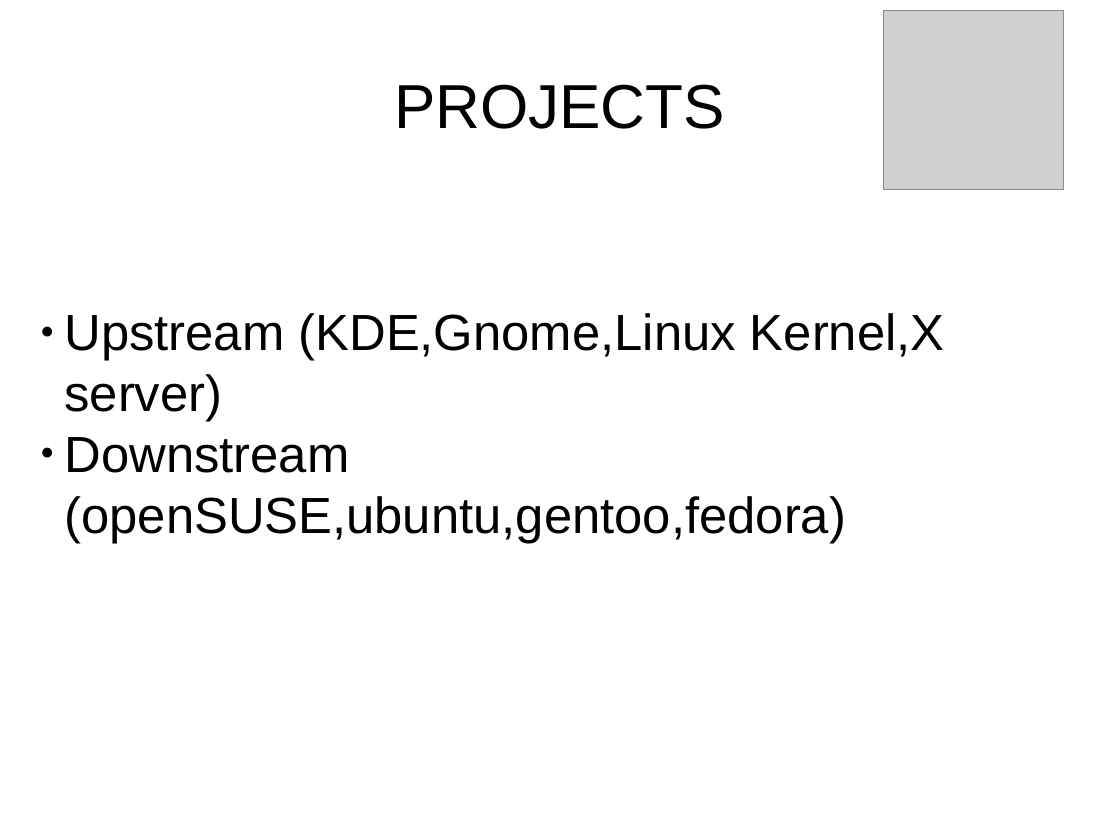
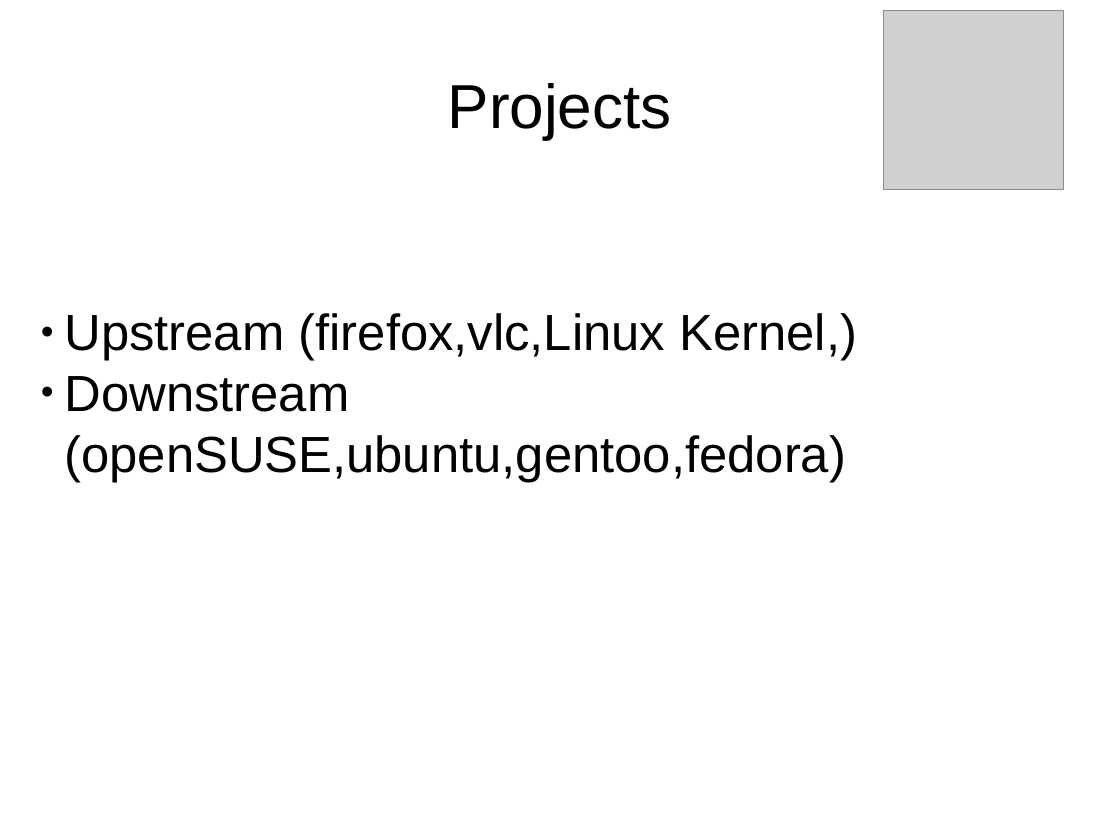
Before and after one commit to gtsiap/presenations, a slide deck: slide 7 of FOSS day/ellak.odp. Drawn at 1120x840 pixels with LibreOffice and Linux fonts; fonts in the diff are those of the drawing; grey boxes stand for pictures. Boxes give left, top, right and bottom in pixels: in the first picture for what was removed or moved away, otherwise in the second. Text is boxed around its words. In the diff, an @@ line names an element or a change of style, - is before the commit and + after.

```diff
--- a/FOSS day/ellak.odp
+++ b/FOSS day/ellak.odp
@@ title at box(448, 83, 672, 139): text changed @@
-PROJECTS
+Projects
@@ text at box(64, 313, 857, 360): text changed @@
-● Upstream (KDE,Gnome,Linux Kernel,X server)
+● Upstream (firefox,vlc,Linux Kernel,)
```
Also in this commit, not shown: 5 other slides changed, 2 slides added.
